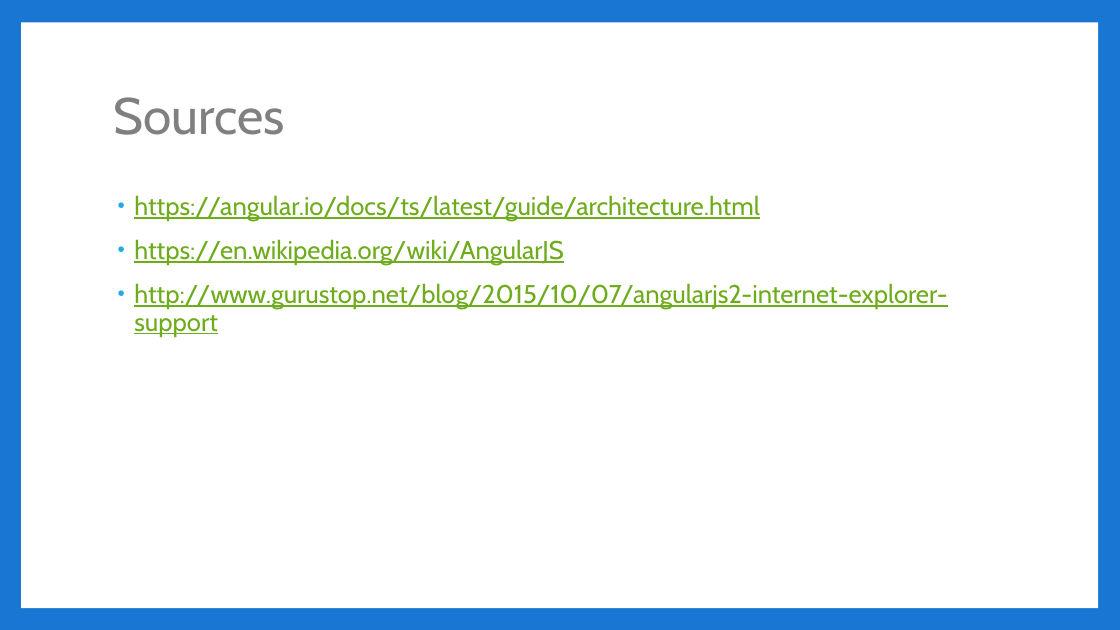
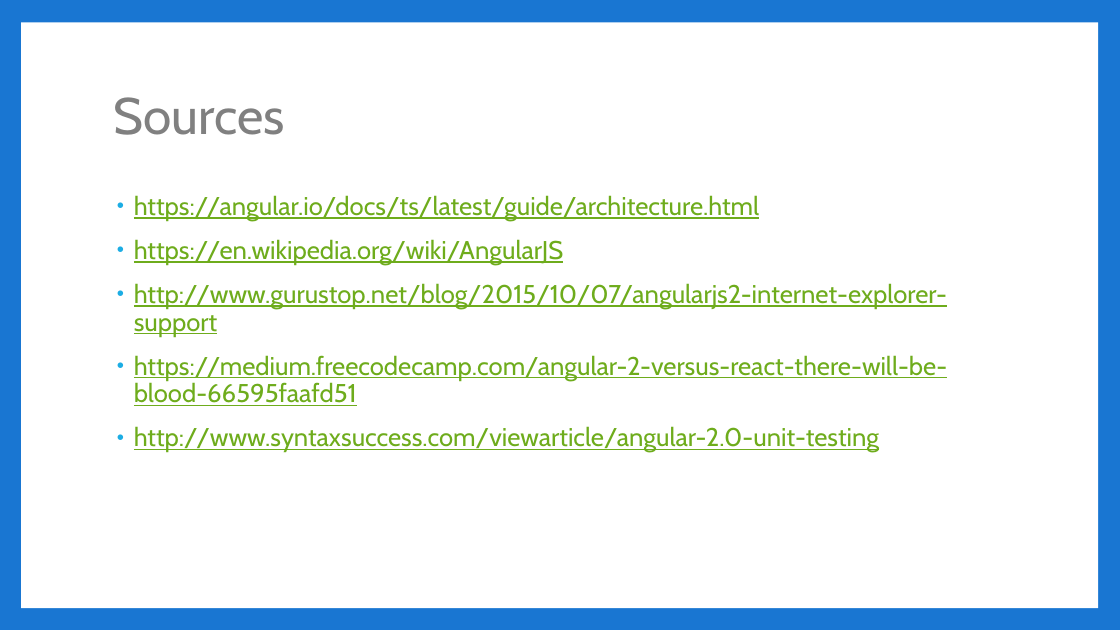
Before and after one commit to jbicks/angular2-demo, a slide deck: slide 17 of Angular2.pptx (slide 19 before the commit). Drawn at 1120x630 pixels with LibreOffice and Linux fonts; fonts in the diff are those of the drawing. Boxes give left, top, right and bottom in pixels: in the first picture for what was removed or moved away, otherwise in the second. Text is boxed around its words. In the diff, an @@ line names an element or a change of style, - is before the commit and + after.

```diff
--- a/Angular2.pptx
+++ b/Angular2.pptx
@@ text at (134,355,947,452): paragraphs added @@
+• https://medium.freecodecamp.com/angular-2-versus-react-there-will-be-blood-66595faafd51
+• http://www.syntaxsuccess.com/viewarticle/angular-2.0-unit-testing
```
Also in this commit, not shown: 9 other slides changed, 1 slide added, 3 slides removed.
